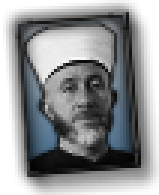
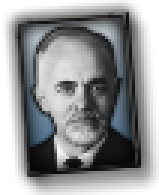
Layers edited between the first and the second 159 x 195 image:
renamed "image_2024-11-06_172156940-removebg-preview" to "Leader_Portrait_Template_For_Now", painted on it over 21, 21, 135, 171
